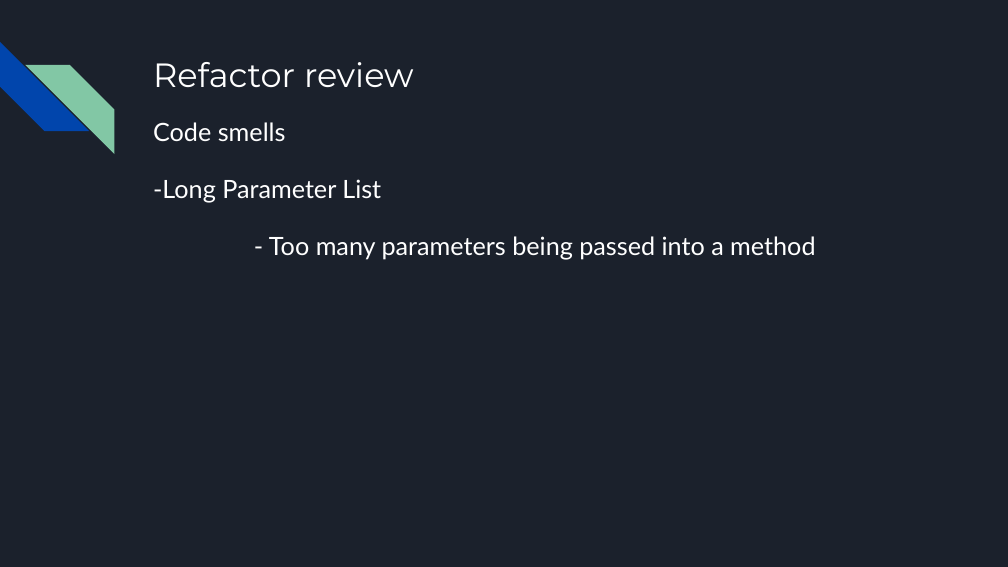
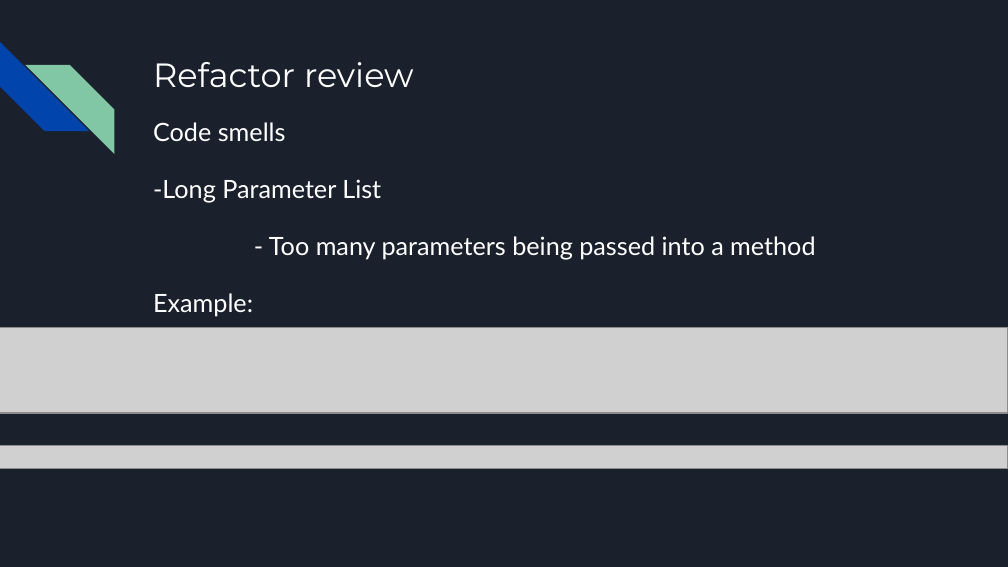
Before and after one commit to jaywmdenesik/ENSE-470-Group-Project, a slide deck: slide 20 of Milestone 7/ENSE 470, Milestone 7.pptx (slide 13 before the commit). Drawn at 1008x567 pixels with LibreOffice and Linux fonts; fonts in the diff are those of the drawing; grey boxes stand for pictures. Boxes give left, top, right and bottom in pixels: in the first picture for what was removed or moved away, otherwise in the second. Text is boxed around its words. In the diff, an @@ line names an element or a change of style, - is before the commit and + after.

```diff
--- a/Milestone 7/ENSE 470, Milestone 7.pptx
+++ b/Milestone 7/ENSE 470, Milestone 7.pptx
@@ text at (153,293,253,317): paragraph added @@
+Example:
@@ picture added at (0,328,1008,413) @@
@@ picture added at (0,446,1008,469) @@
```
Also in this commit, not shown: 5 other slides changed, 11 slides added, 4 slides removed.
